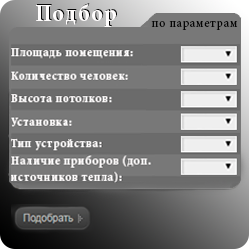
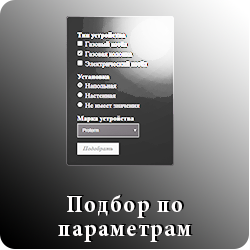
Layered file, before and after one edit (w=250, h=250). Changes by layer:
added layer "Слой 20" above "Слой 19" over [left=66, top=16, right=174, bottom=166]
hid "Слой 16" over [left=11, top=204, right=101, bottom=234]
hid "Подбор" (1st of 2) over [left=36, top=4, right=116, bottom=27]
hid "Подбор" (2nd of 2) over [left=37, top=3, right=117, bottom=26]
showed "бытовые инверторные кондиционеры HAIER б", painted on it over [left=56, top=195, right=193, bottom=242]
showed "бытовые инверторные кондиционеры HAIER ч", painted on it over [left=58, top=194, right=193, bottom=241]
hid "Слой 15" over [left=8, top=43, right=240, bottom=188]
hid "по параметрам" over [left=151, top=21, right=238, bottom=30]
hid "Фигура 1" over [left=140, top=13, right=157, bottom=28]
hid "Слой 14" over [left=4, top=13, right=248, bottom=201]
painted on "Прямоугольник, скругл. углы 1" over [left=4, top=3, right=248, bottom=242]
